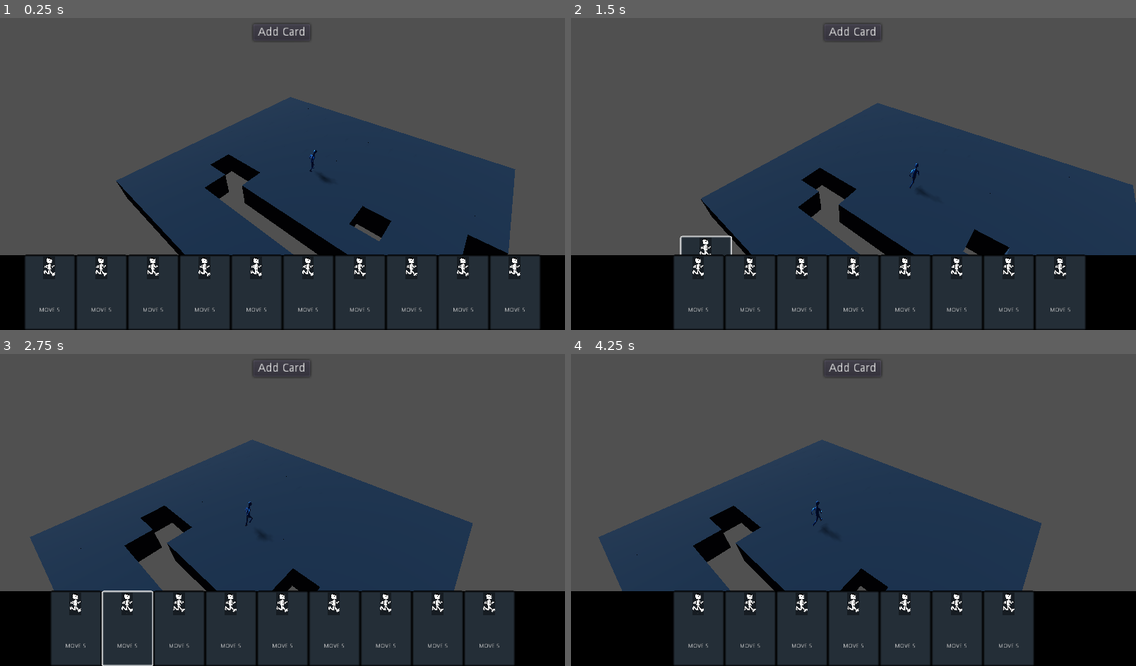
Above: before the commit, frames 1-4 (two rows, left to right).
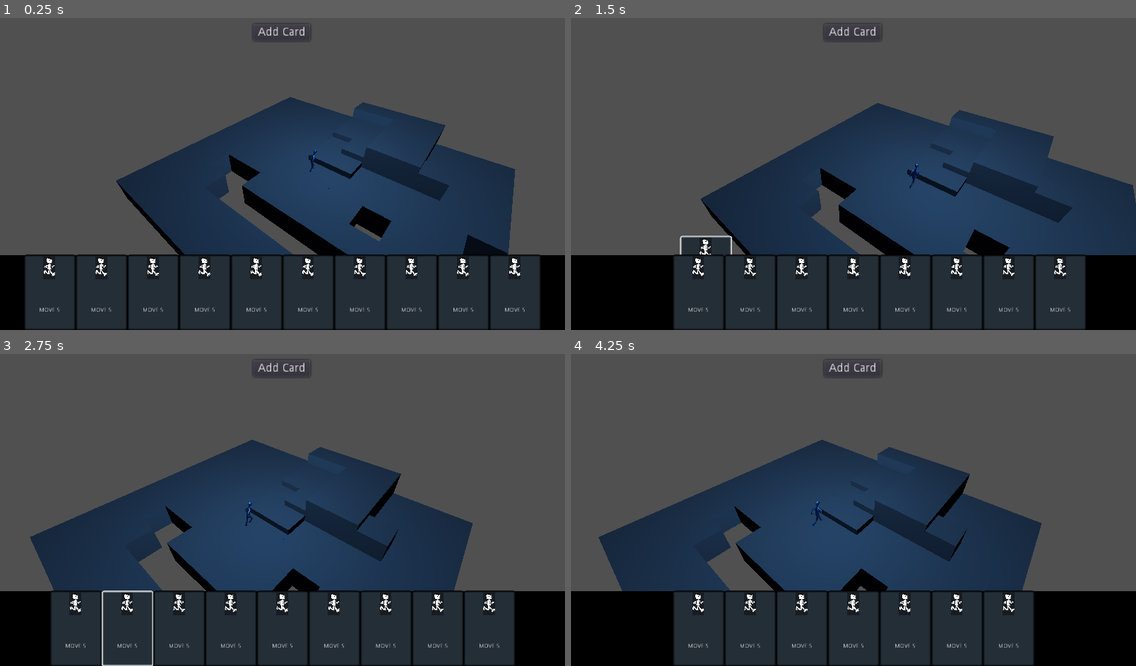
Above: after the commit, the same moments.

Repository: richardbonneau/space-rogue
Game: Godot game, scene res://Main/Main.tscn
The game is run twice, just before and just after one commit, with the same random seed, the same clock (stepped at 60 frames per second) and the same inputs.
Inputs (mouse positions are in pixels of both pictures, inside the frame that each line leads up to):
- Up to frame 1 (0.25 s): no input
- Up to frame 2 (1.5 s): drag from (621, 292) to (910, 102) at 0.52 s; drag from (644, 292) to (825, 236) at 1.27 s
- Up to frame 3 (2.75 s): move the mouse to (129, 628) at 2.02 s; hold D (right) from 2.03 s (still down); click (129, 628) at 2.17 s
- Up to frame 4 (4.25 s): release D (right) at 2.75 s; drag from (751, 628) to (684, 460) at 2.77 s; drag from (774, 628) to (881, 506) at 3.52 s

The runs differ from the first frame. In frame 1, 2.3% of the frame differs, in the area x 36-85%, y 26-64%; in frame 2, 2.8%, in the area x 40-89%, y 29-66%; in frame 3, 2.6%; in frame 4, 2.6%.
Error in both runs: Invalid call. Nonexistent function 'get_global_transform' in base 'Nil'. (res://Level/Scripts/GameBoard.gd:33)

Commit message:
camera zoom in out

Diff:
--- a/Level/GameBoard.tscn
+++ b/Level/GameBoard.tscn
@@ -33,7 +33,7 @@
 script = ExtResource( 6 )
 
 [node name="Camera" type="Camera" parent="CameraHolder"]
-transform = Transform( 1, 0, 0, 0, 1, 0, -2.98023e-08, -2.98023e-08, 1, 0, 0, 0 )
+transform = Transform( 1, -4.47035e-07, 2.98023e-07, 2.98023e-08, 1, 1.78814e-07, -5.96046e-08, -1.19209e-07, 1, 0, 0, 0 )
 environment = SubResource( 1 )
 current = true
 size = 20.0
@@ -246,10 +246,10 @@
 transform = Transform( 1, 0, 0, 0, 1, 0, 0, 0, 1, 8, 0, -1 )
 
 [node name="Tile78" parent="Tiles" instance=ExtResource( 1 )]
-transform = Transform( 1, 0, 0, 0, 1, 0, 0, 0, 1, 7, 0, -1 )
+transform = Transform( 1, 0, 0, 0, 1, 0, 0, 0, 1, 7, 0.25, -1 )
 
 [node name="Tile79" parent="Tiles" instance=ExtResource( 1 )]
-transform = Transform( 1, 0, 0, 0, 1, 0, 0, 0, 1, 6, 0, -1 )
+transform = Transform( 1, 0, 0, 0, 1, 0, 0, 0, 1, 6, 0.25, -1 )
 
 [node name="Tile80" parent="Tiles" instance=ExtResource( 1 )]
 transform = Transform( 1, 0, 0, 0, 1, 0, 0, 0, 1, 5, 0, -1 )
@@ -273,19 +273,19 @@
 transform = Transform( 1, 0, 0, 0, 1, 0, 0, 0, 1, 11, 0, -2 )
 
 [node name="Tile87" parent="Tiles" instance=ExtResource( 1 )]
-transform = Transform( 1, 0, 0, 0, 1, 0, 0, 0, 1, 10, 0, -2 )
+transform = Transform( 1, 0, 0, 0, 1, 0, 0, 0, 1, 10, 0.75, -2 )
 
 [node name="Tile88" parent="Tiles" instance=ExtResource( 1 )]
-transform = Transform( 1, 0, 0, 0, 1, 0, 0, 0, 1, 9, 0, -2 )
+transform = Transform( 1, 0, 0, 0, 1, 0, 0, 0, 1, 9, 1, -2 )
 
 [node name="Tile89" parent="Tiles" instance=ExtResource( 1 )]
-transform = Transform( 1, 0, 0, 0, 1, 0, 0, 0, 1, 8, 0, -2 )
+transform = Transform( 1, 0, 0, 0, 1, 0, 0, 0, 1, 8, 1, -2 )
 
 [node name="Tile90" parent="Tiles" instance=ExtResource( 1 )]
-transform = Transform( 1, 0, 0, 0, 1, 0, 0, 0, 1, 7, 0, -2 )
+transform = Transform( 1, 0, 0, 0, 1, 0, 0, 0, 1, 7, 0.5, -2 )
 
 [node name="Tile91" parent="Tiles" instance=ExtResource( 1 )]
-transform = Transform( 1, 0, 0, 0, 1, 0, 0, 0, 1, 6, 0, -2 )
+transform = Transform( 1, 0, 0, 0, 1, 0, 0, 0, 1, 6, 0.25, -2 )
 
 [node name="Tile92" parent="Tiles" instance=ExtResource( 1 )]
 transform = Transform( 1, 0, 0, 0, 1, 0, 0, 0, 1, 5, 0, -2 )
@@ -312,16 +312,16 @@
 transform = Transform( 1, 0, 0, 0, 1, 0, 0, 0, 1, 10, 0, -3 )
 
 [node name="Tile100" parent="Tiles" instance=ExtResource( 1 )]
-transform = Transform( 1, 0, 0, 0, 1, 0, 0, 0, 1, 9, 0, -3 )
+transform = Transform( 1, 0, 0, 0, 1, 0, 0, 0, 1, 9, 1, -3 )
 
 [node name="Tile101" parent="Tiles" instance=ExtResource( 1 )]
-transform = Transform( 1, 0, 0, 0, 1, 0, 0, 0, 1, 8, 0, -3 )
+transform = Transform( 1, 0, 0, 0, 1, 0, 0, 0, 1, 8, 1, -3 )
 
 [node name="Tile102" parent="Tiles" instance=ExtResource( 1 )]
-transform = Transform( 1, 0, 0, 0, 1, 0, 0, 0, 1, 7, 0, -3 )
+transform = Transform( 1, 0, 0, 0, 1, 0, 0, 0, 1, 7, 0.5, -3 )
 
 [node name="Tile103" parent="Tiles" instance=ExtResource( 1 )]
-transform = Transform( 1, 0, 0, 0, 1, 0, 0, 0, 1, 6, 0, -3 )
+transform = Transform( 1, 0, 0, 0, 1, 0, 0, 0, 1, 6, 0.5, -3 )
 
 [node name="Tile104" parent="Tiles" instance=ExtResource( 1 )]
 transform = Transform( 1, 0, 0, 0, 1, 0, 0, 0, 1, 5, 0, -3 )
@@ -348,16 +348,16 @@
 transform = Transform( 1, 0, 0, 0, 1, 0, 0, 0, 1, 10, 0, -4 )
 
 [node name="Tile112" parent="Tiles" instance=ExtResource( 1 )]
-transform = Transform( 1, 0, 0, 0, 1, 0, 0, 0, 1, 9, 0, -4 )
+transform = Transform( 1, 0, 0, 0, 1, 0, 0, 0, 1, 9, 1, -4 )
 
 [node name="Tile113" parent="Tiles" instance=ExtResource( 1 )]
-transform = Transform( 1, 0, 0, 0, 1, 0, 0, 0, 1, 8, 0, -4 )
+transform = Transform( 1, 0, 0, 0, 1, 0, 0, 0, 1, 8, 1, -4 )
 
 [node name="Tile114" parent="Tiles" instance=ExtResource( 1 )]
-transform = Transform( 1, 0, 0, 0, 1, 0, 0, 0, 1, 7, 0, -4 )
+transform = Transform( 1, 0, 0, 0, 1, 0, 0, 0, 1, 7, 0.5, -4 )
 
 [node name="Tile115" parent="Tiles" instance=ExtResource( 1 )]
-transform = Transform( 1, 0, 0, 0, 1, 0, 0, 0, 1, 6, 0, -4 )
+transform = Transform( 1, 0, 0, 0, 1, 0, 0, 0, 1, 6, 0.5, -4 )
 
 [node name="Tile116" parent="Tiles" instance=ExtResource( 1 )]
 transform = Transform( 1, 0, 0, 0, 1, 0, 0, 0, 1, 5, 0, -4 )
@@ -384,16 +384,16 @@
 transform = Transform( 1, 0, 0, 0, 1, 0, 0, 0, 1, 10, 0, -5 )
 
 [node name="Tile124" parent="Tiles" instance=ExtResource( 1 )]
-transform = Transform( 1, 0, 0, 0, 1, 0, 0, 0, 1, 9, 0, -5 )
+transform = Transform( 1, 0, 0, 0, 1, 0, 0, 0, 1, 9, 1, -5 )
 
 [node name="Tile125" parent="Tiles" instance=ExtResource( 1 )]
-transform = Transform( 1, 0, 0, 0, 1, 0, 0, 0, 1, 8, 0, -5 )
+transform = Transform( 1, 0, 0, 0, 1, 0, 0, 0, 1, 8, 1, -5 )
 
 [node name="Tile126" parent="Tiles" instance=ExtResource( 1 )]
-transform = Transform( 1, 0, 0, 0, 1, 0, 0, 0, 1, 7, 0, -5 )
+transform = Transform( 1, 0, 0, 0, 1, 0, 0, 0, 1, 7, 1, -5 )
 
 [node name="Tile127" parent="Tiles" instance=ExtResource( 1 )]
-transform = Transform( 1, 0, 0, 0, 1, 0, 0, 0, 1, 6, 0, -5 )
+transform = Transform( 1, 0, 0, 0, 1, 0, 0, 0, 1, 6, 1, -5 )
 
 [node name="Tile128" parent="Tiles" instance=ExtResource( 1 )]
 transform = Transform( 1, 0, 0, 0, 1, 0, 0, 0, 1, 5, 0, -5 )
@@ -416,9 +416,8 @@
 [node name="WorldEnvironment" type="WorldEnvironment" parent="."]
 environment = SubResource( 3 )
 
-[node name="DirectionalLight" type="DirectionalLight" parent="."]
-transform = Transform( -0.173648, 0.633022, -0.754407, 0, 0.766045, 0.642788, 0.984808, 0.111619, -0.133022, 0, 68, 0 )
-light_energy = 2.97
-light_indirect_energy = 16.0
-shadow_enabled = true
-shadow_color = Color( 0.494118, 0.494118, 0.494118, 1 )
+[node name="OmniLight" type="OmniLight" parent="."]
+transform = Transform( 1, 0, 0, 0, 1, 0, 0, 0, 1, 7, 4, 0 )
+light_energy = 3.03
+light_indirect_energy = 13.71
+omni_range = 81.7
--- a/Level/Scripts/CameraHolder.gd
+++ b/Level/Scripts/CameraHolder.gd
@@ -16,6 +16,7 @@
 
 
 func camera_movement(var delta):
+	#Move Camera
 	var screen_edge_threshold = 10
 	var screen_scroll_speed = 5
 	var mouse_pos = get_viewport().get_mouse_position()
@@ -33,3 +34,17 @@
 
 	move_vec = move_vec.rotated(Vector3(0,1,0),rotation_degrees.y).normalized()
 	global_translate(move_vec * delta * screen_scroll_speed)
+
+
+func _input(event):
+	if event is InputEventMouseButton:
+		event as InputEventMouseButton
+
+		if event.pressed:
+			var current_pos = self.get_translation()
+			match event.button_index:
+				BUTTON_WHEEL_UP:
+					set_translation(Vector3(current_pos.x,current_pos.y - .2 , current_pos.z))
+
+				BUTTON_WHEEL_DOWN:
+					set_translation(Vector3(current_pos.x,current_pos.y + .2 , current_pos.z))
--- a/Level/Scripts/GameBoard.gd
+++ b/Level/Scripts/GameBoard.gd
@@ -40,11 +40,11 @@
 	var next_tile_origin = path[path_index].get_global_transform().origin
 	var offset = next_tile_origin  - entity_origin
 	var distance_to_destination = offset.length()
-	var move_speed = 500
+	var move_speed = 250
 	moving_entity.look_at(next_tile_origin, Vector3(0,1,0))
 	moving_entity.move_and_slide(offset.normalized() * move_speed * delta)
 
-	last_entity_rotation = moving_entity.get_rotation()
+	last_entity_rotation = Vector3(0,moving_entity.get_rotation().y,0)
 
 	if distance_to_destination < movement_stop_thresold:
 		#print(path_index < path.size() - 1)
